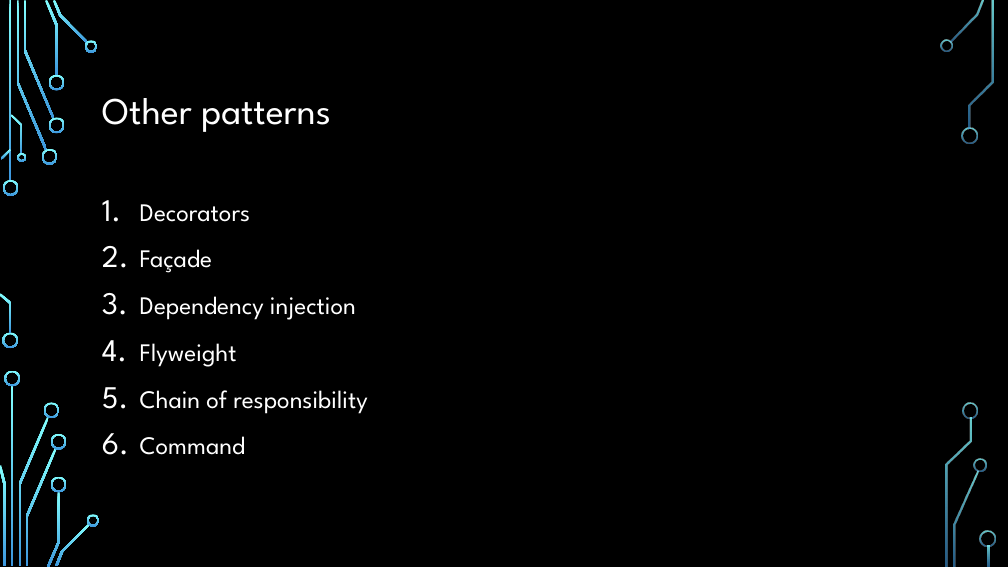
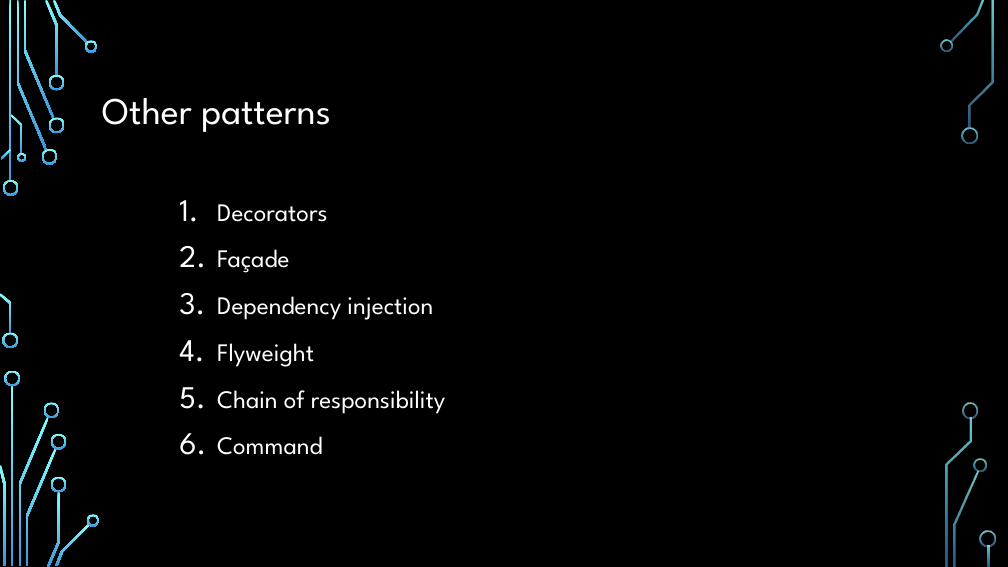
Before and after one commit to ADUG-Perth/Symposium-2021, a slide deck: slide 24 of Doc/Software patterns in Delphi.pptx (slide 23 before the commit). Drawn at 1008x567 pixels with LibreOffice and Linux fonts; fonts in the diff are those of the drawing; background and template pictures are left out. Boxes give left, top, right and bottom in pixels: in the first picture for what was removed or moved away, otherwise in the second. Text is boxed around its words. In the diff, an @@ line names an element or a change of style, - is before the commit and + after.

```diff
--- a/Doc/Software patterns in Delphi.pptx
+++ b/Doc/Software patterns in Delphi.pptx
@@ text "Decorators" moved from (x1=140, y1=204, x2=367, y2=455) to (x1=217, y1=204, x2=445, y2=455) @@
```
Also in this commit, not shown: 6 other slides changed, 3 slides added, 2 slides removed, 4 other files.
